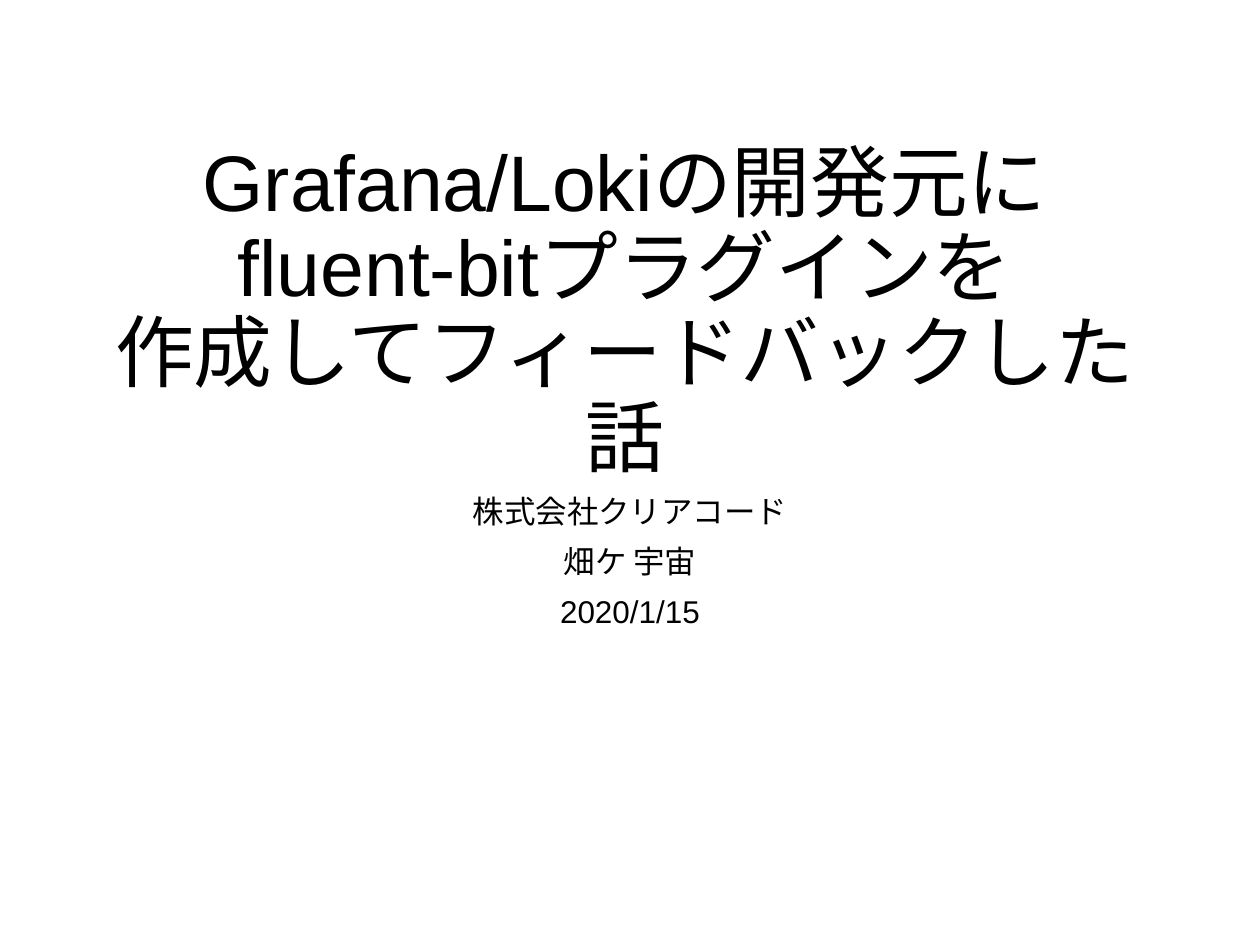
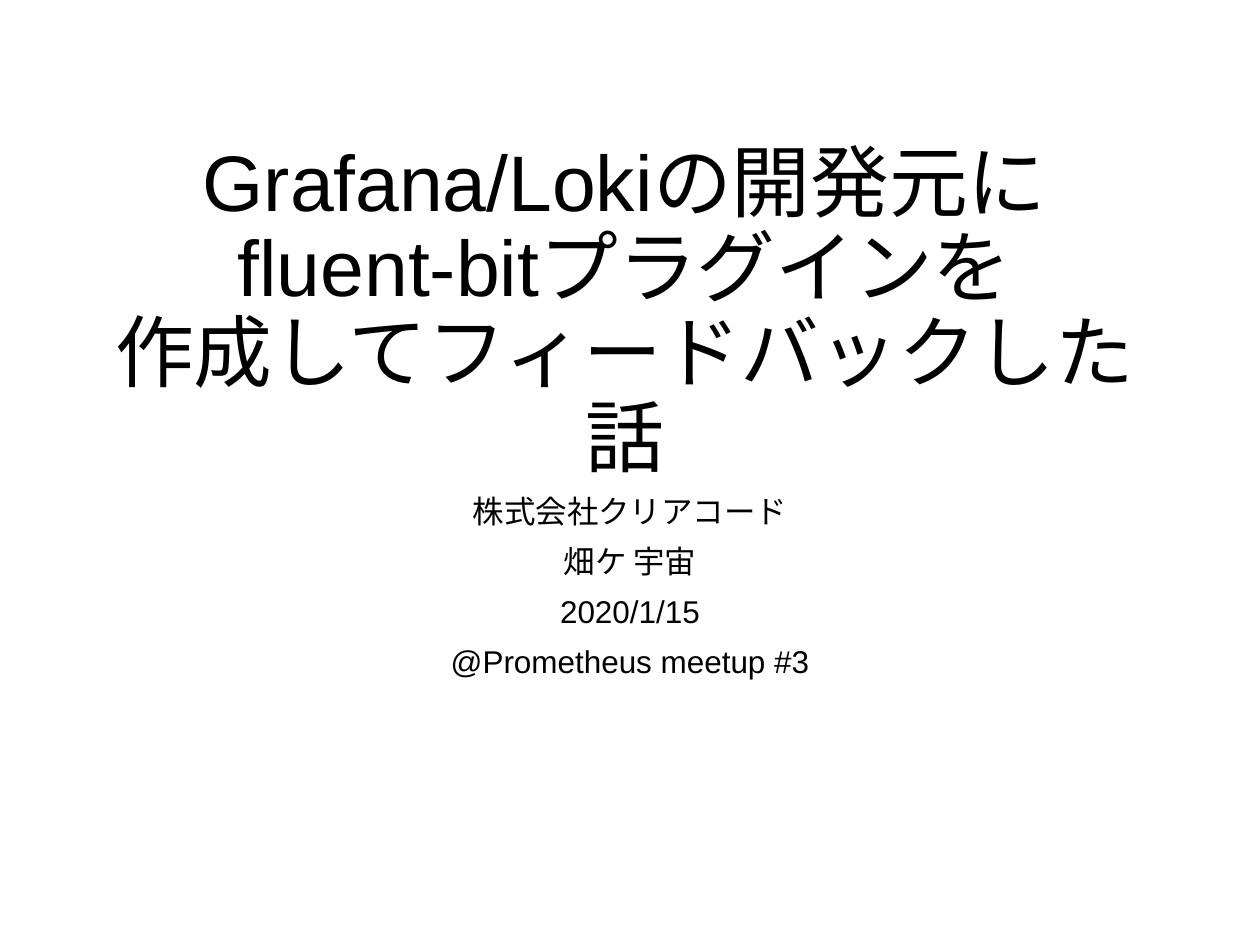
Before and after one commit to cosmo0920/prometheus_meetup_slide_20200115, a slide deck: slide 1 of Prometheus_meetup_slide.pptx. Drawn at 1260x945 pixels with LibreOffice and Linux fonts; fonts in the diff are those of the drawing; background and template pictures are left out. Boxes give left, top, right and bottom in pixels: in the first picture for what was removed or moved away, otherwise in the second. Text is boxed around its words. In the diff, an @@ line names an element or a change of style, - is before the commit and + after.

```diff
--- a/Prometheus_meetup_slide.pptx
+++ b/Prometheus_meetup_slide.pptx
@@ subtitle at (451, 650, 809, 679): paragraph added @@
+@Prometheus meetup #3
```
Also in this commit, not shown: 4 other slides changed, 1 slide added, 1 other file.
